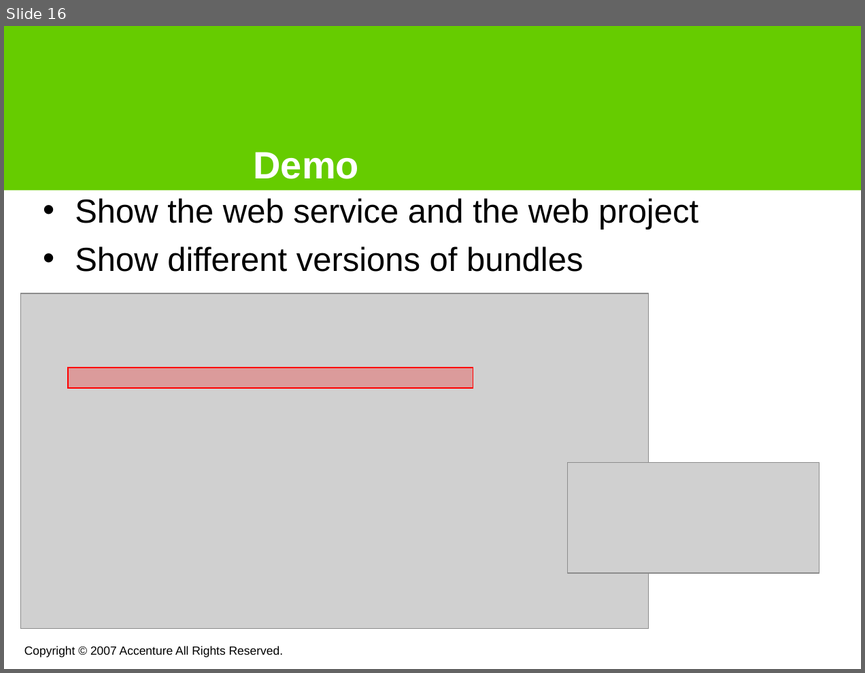
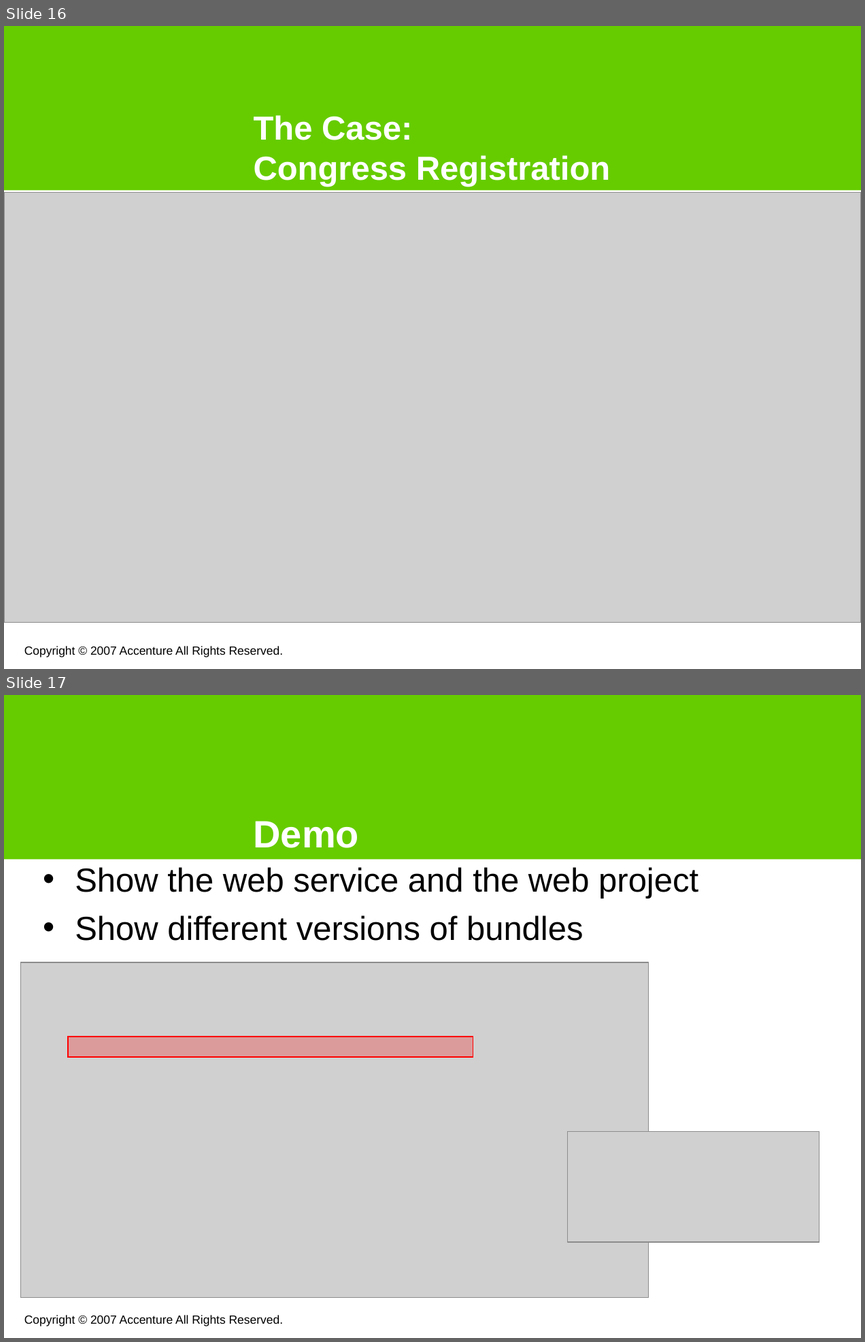
Before and after one commit to noushadali/osgi-samples, a slide deck: congress-registration/documentation/Webservice versioning using osgi.ppt. Shown one above the other, each under a label of ours: slide 16 before the commit, slides 16 and 17 after it. The pictures are 865x673 and 865x1342 pixels, drawn with LibreOffice and Linux fonts; fonts in the diff are those of the drawing; grey boxes stand for pictures; background and template pictures are left out. Boxes give left, top, right and bottom in pixels: in the first picture for what was removed or moved away, otherwise in the second. Text is boxed around its words. In the diff, an @@ line names an element or a change of style, - is before the commit and + after.

```diff
--- a/congress-registration/documentation/Webservice versioning using osgi.ppt
+++ b/congress-registration/documentation/Webservice versioning using osgi.ppt
@@ slide 16 added at box(4, 26, 861, 669), background #FFFFFF; not listed: 1 template element that a slide beside it also shows @@
@@ title added at box(254, 115, 610, 186), 28 pt, text #FFFFFF, bold @@
+The Case:
+Congress Registration
@@ picture added at box(4, 192, 861, 622) @@
@@ text added at box(24, 645, 283, 657), 10 pt, text #000000 @@
+Copyright © 2007 Accenture All Rights Reserved.
@@ what was slide 16 is now slide 17 @@
```
Also in this commit, not shown: 3 slides changed.
